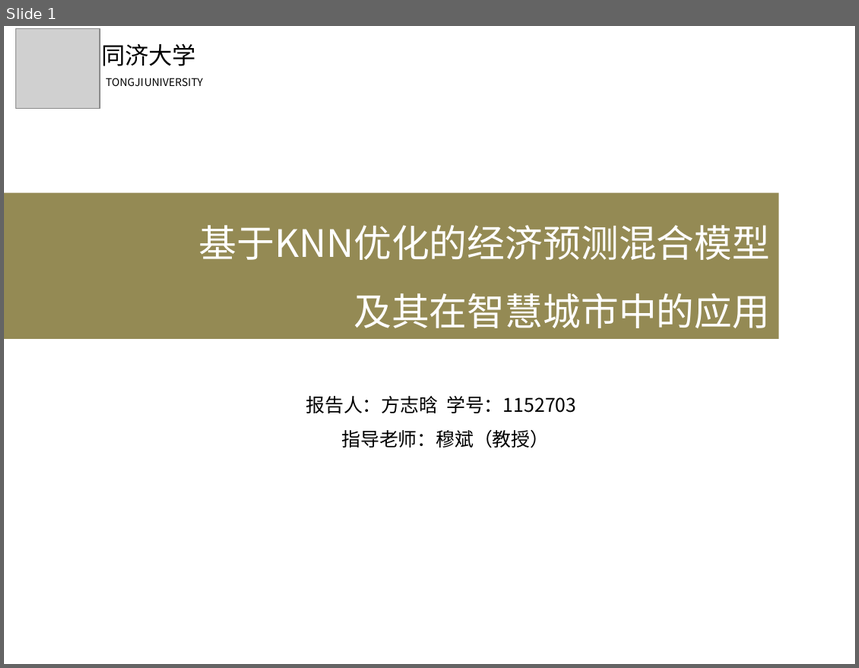
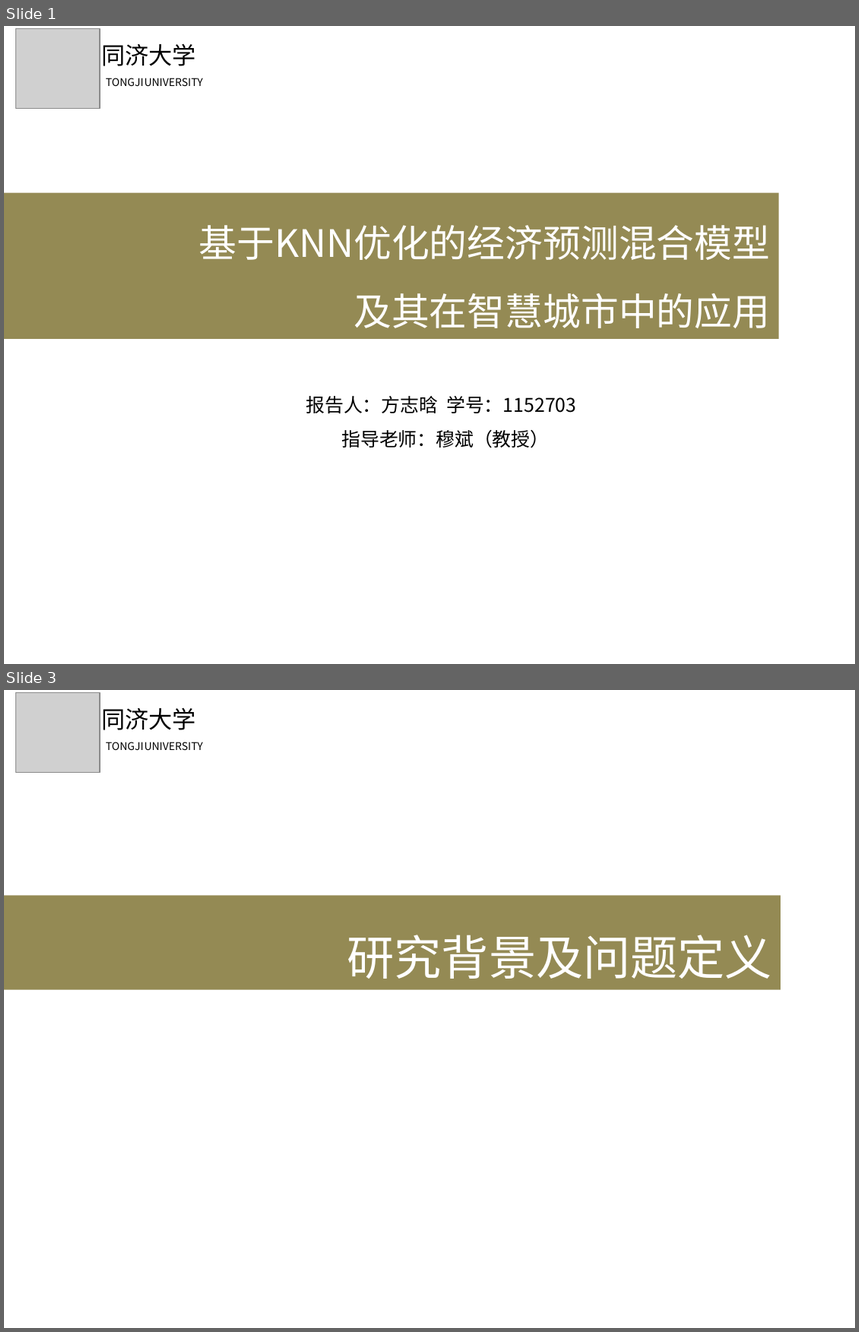
Before and after one commit to GrandDuelist/forecasting, a slide deck: paper/毕业答辩.pptx. Shown one above the other, each under a label of ours: slide 1 before the commit, slides 1 and 3 after it; the slides between them are not shown. The pictures are 859x668 and 859x1332 pixels, drawn with LibreOffice and Linux fonts; fonts in the diff are those of the drawing; grey boxes stand for pictures. Boxes give left, top, right and bottom in pixels: in the first picture for what was removed or moved away, otherwise in the second. Text is boxed around its words. In the diff, an @@ line names an element or a change of style, - is before the commit and + after.

```diff
--- a/paper/毕业答辩.pptx
+++ b/paper/毕业答辩.pptx
@@ slide 3 added at <box>4,690,855,1328</box>, background #FFFFFF @@
@@ picture added at <box>16,692,101,773</box> @@
@@ text added at <box>102,708,197,730</box>, 20 pt, text #000000 @@
+同济大学
@@ text added at <box>106,742,203,750</box>, 9 pt, text #000000 @@
+TONGJI UNIVERSITY
@@ rectangle added at <box>4,895,780,989</box>, fill #948A54, 40 pt, text #FFFFFF @@
+研究背景及问题定义
```
Also in this commit, not shown: 5 slides changed, 5 other slides added, 1 slide removed.
